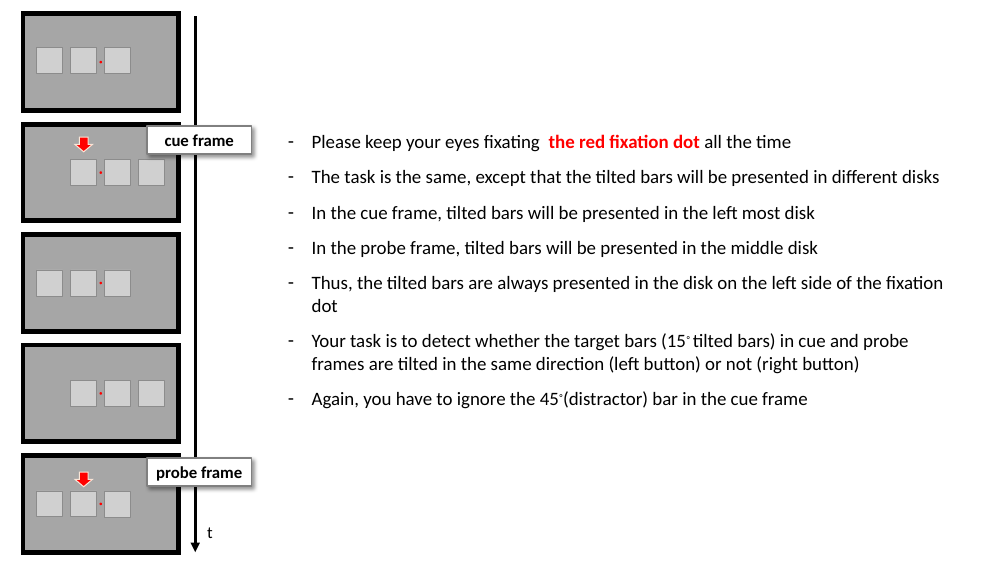
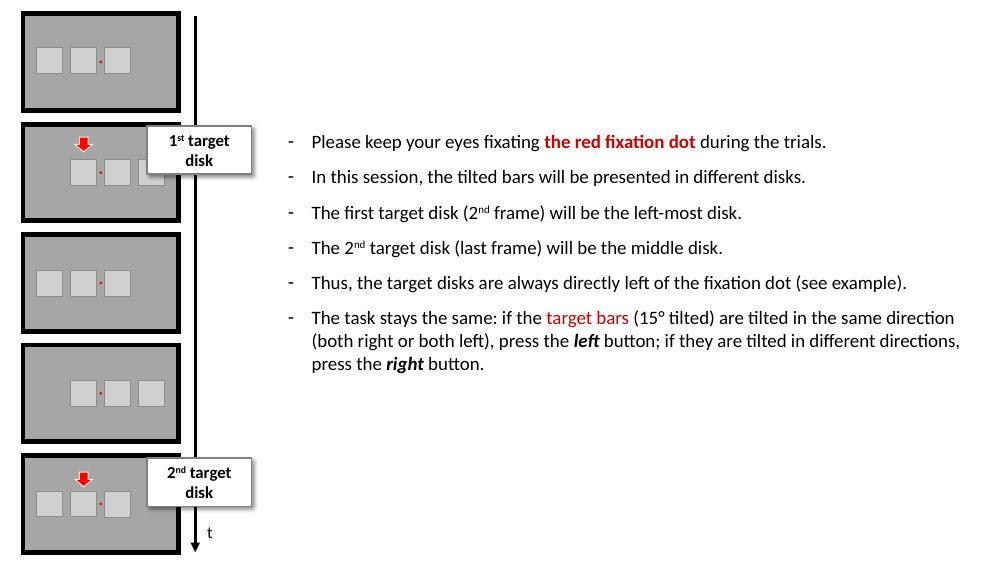
Before and after one commit to Ohyeon5/TPD_priority_map, a slide deck: slide 2 of Instructions/Instruction for observers_3disk_ret.pptx. Drawn at 1008x567 pixels with LibreOffice and Linux fonts; fonts in the diff are those of the drawing; grey boxes stand for pictures. Boxes give left, top, right and bottom in pixels: in the first picture for what was removed or moved away, otherwise in the second. Text is boxed around its words. In the diff, an @@ line names an element or a change of style, - is before the commit and + after.

```diff
--- a/Instructions/Instruction for observers_3disk_ret.pptx
+++ b/Instructions/Instruction for observers_3disk_ret.pptx
@@ rectangle "1st target disk": place and size @@
-rectangle "1st target disk" at <box>147,126,252,154</box>
+rectangle "1st target disk" at <box>147,126,252,175</box>
@@ text in rectangle at <box>185,135,230,166</box>: text changed @@
-cue frame
+1st target disk
@@ text at <box>312,134,960,374</box>: text changed @@
-– Please keep your eyes fixating the red fixation dot all the time
-– The task is the same, except that the tilted bars will be presented in different disks
-– In the cue frame, tilted bars will be presented in the left most disk
-– In the probe frame, tilted bars will be presented in the middle disk
-– Thus, the tilted bars are always presented in the disk on the left side of the fixation dot
-– Your task is to detect whether the target bars (15◦ tilted bars) in cue and probe frames are tilted in the same direction (left button) or not (right button)
-– Again, you have to ignore the 45◦(distractor) bar in the cue frame
+– Please keep your eyes fixating the red fixation dot during the trials.
+– In this session, the tilted bars will be presented in different disks.
+– The first target disk (2nd frame) will be the left-most disk.
+– The 2nd target disk (last frame) will be the middle disk.
+– Thus, the target disks are always directly left of the fixation dot (see example).
+– The task stays the same: if the target bars (15° tilted) are tilted in the same direction (both right or both left), press the left button; if they are tilted in different directions, press the right button.
@@ rectangle "2nd target disk": place and size @@
-rectangle "2nd target disk" at <box>147,458,252,486</box>
+rectangle "2nd target disk" at <box>147,458,252,507</box>
@@ text in rectangle at <box>185,467,232,498</box>: text changed @@
-probe frame
+2nd target disk
```
Also in this commit, not shown: 4 other files.
